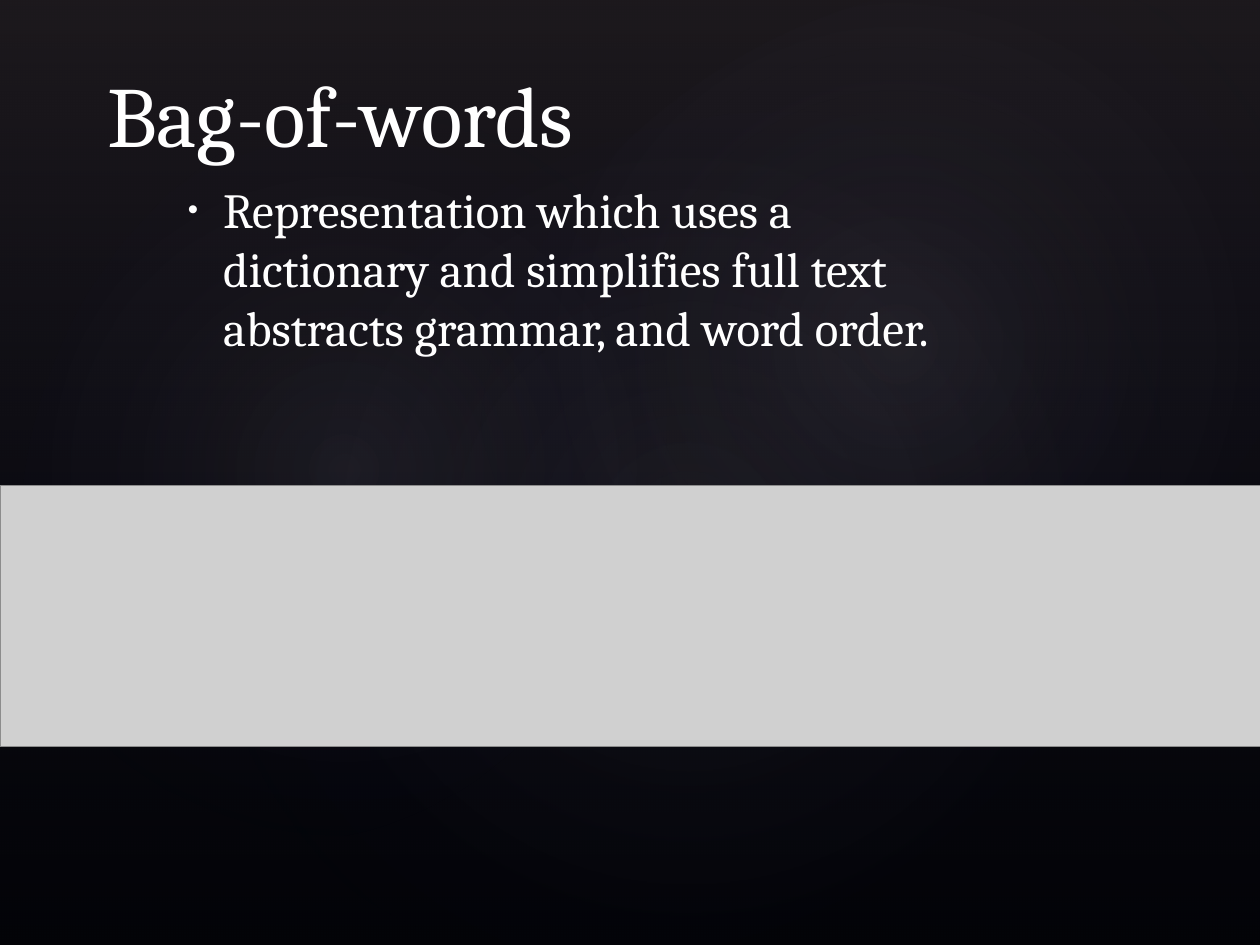
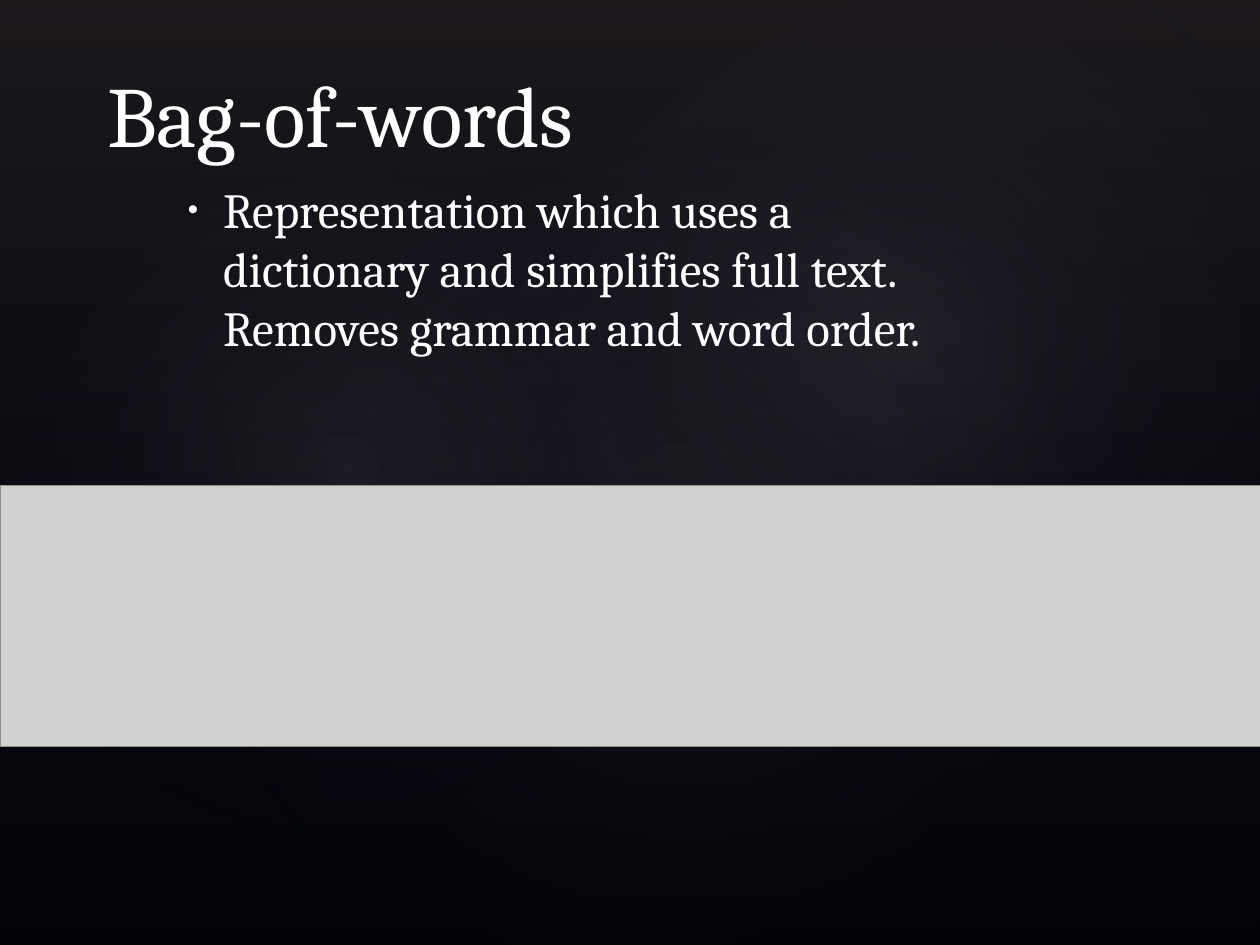
Before and after one commit to bradens/adzuna-competition, a slide deck: slide 11 of presentation.pptx. Drawn at 1260x945 pixels with LibreOffice and Linux fonts; fonts in the diff are those of the drawing; grey boxes stand for pictures; background and template pictures are left out. Boxes give left, top, right and bottom in pixels: in the first picture for what was removed or moved away, otherwise in the second. Text is boxed around its words. In the diff, an @@ line names an element or a change of style, - is before the commit and + after.

Commit message:
presentation final

```diff
--- a/presentation.pptx
+++ b/presentation.pptx
@@ text at [223,194,920,357]: text changed @@
-• Representation which uses a dictionary and simplifies full text abstracts grammar, and word order.
+• Representation which uses a dictionary and simplifies full text. Removes grammar and word order.
```
Also in this commit, not shown: 1 other slide changed, 7 slides added.
